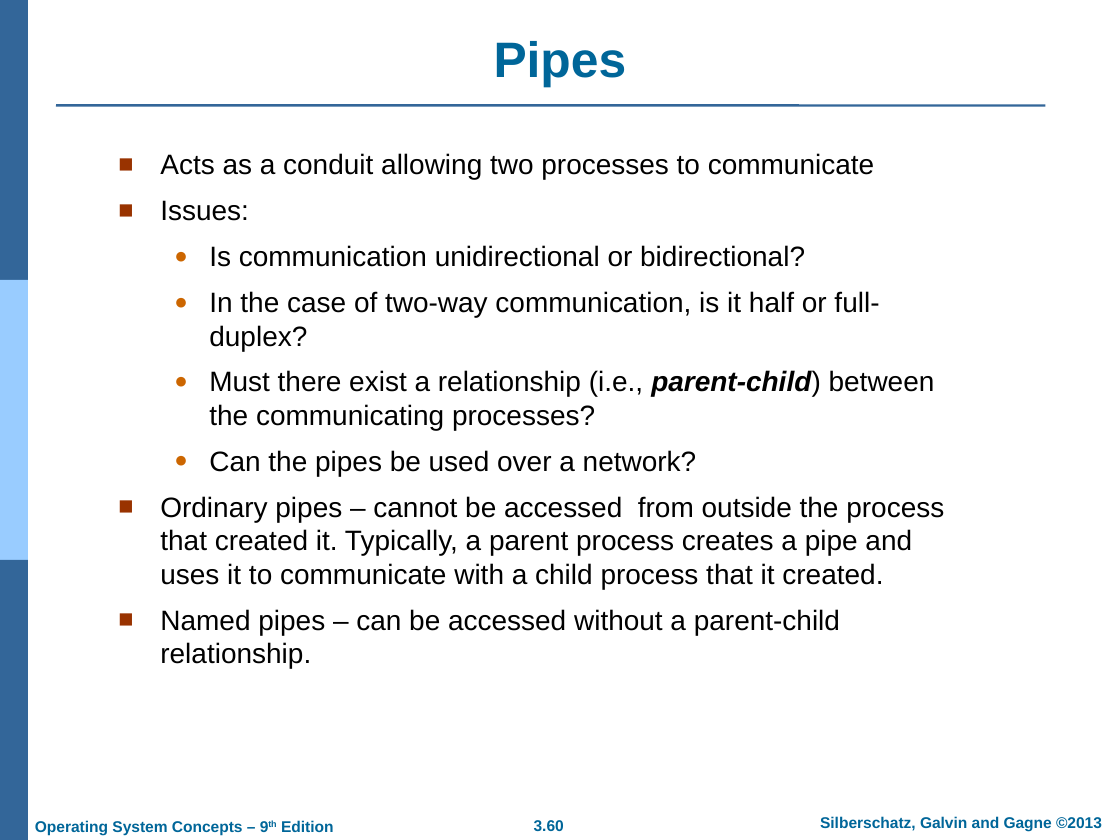
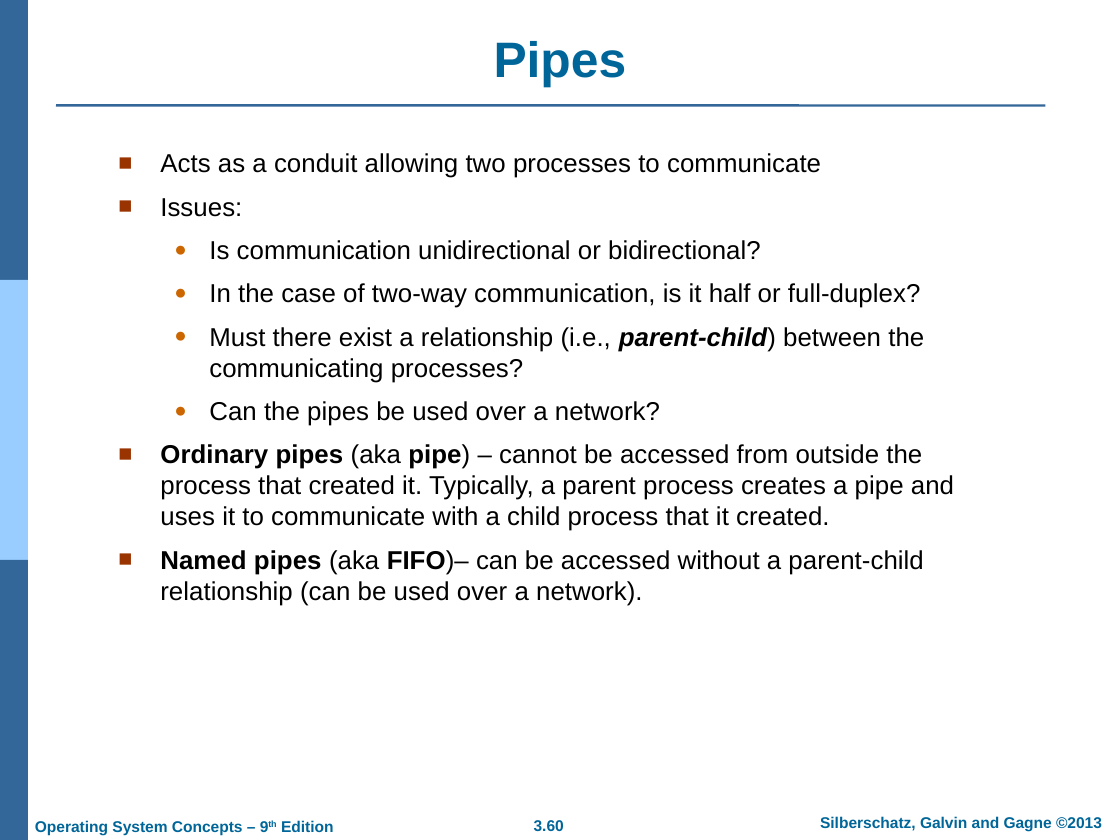
Before and after one commit to GeneralNitin/S4, a slide deck: slide 60 of S4/03. OS/PPTs/PPT-dir/03. Processes.ppt. Drawn at 1120x840 pixels with LibreOffice and Linux fonts; fonts in the diff are those of the drawing; background and template pictures are left out. Boxes give left, top, right and bottom in pixels: in the first picture for what was removed or moved away, otherwise in the second. Text is boxed around its words. In the diff, an @@ line names an element or a change of style, - is before the commit and + after.

```diff
--- a/S4/03. OS/PPTs/PPT-dir/03. Processes.ppt
+++ b/S4/03. OS/PPTs/PPT-dir/03. Processes.ppt
@@ text at box(160, 153, 924, 426): size 18 to 16.6 pt in "Acts as a conduit allowing two processes ...", "Issues:", "Is communication unidirectional or bidirectional?", "In the case of two-way communication, is ..." and 2 more places @@
@@ text at box(160, 444, 954, 606): text changed; size 18 to 16.6 pt @@
-■ Ordinary pipes – cannot be accessed from outside the process that created it. Typically, a parent process creates a pipe and uses it to communicate with a child process that it created.
-■ Named pipes – can be accessed without a parent-child relationship.
+■ Ordinary pipes (aka pipe) – cannot be accessed from outside the process that created it. Typically, a parent process creates a pipe and uses it to communicate with a child process that it created.
+■ Named pipes (aka FIFO)– can be accessed without a parent-child relationship (can be used over a network).
```
Also in this commit, not shown: 15 other slides changed.
